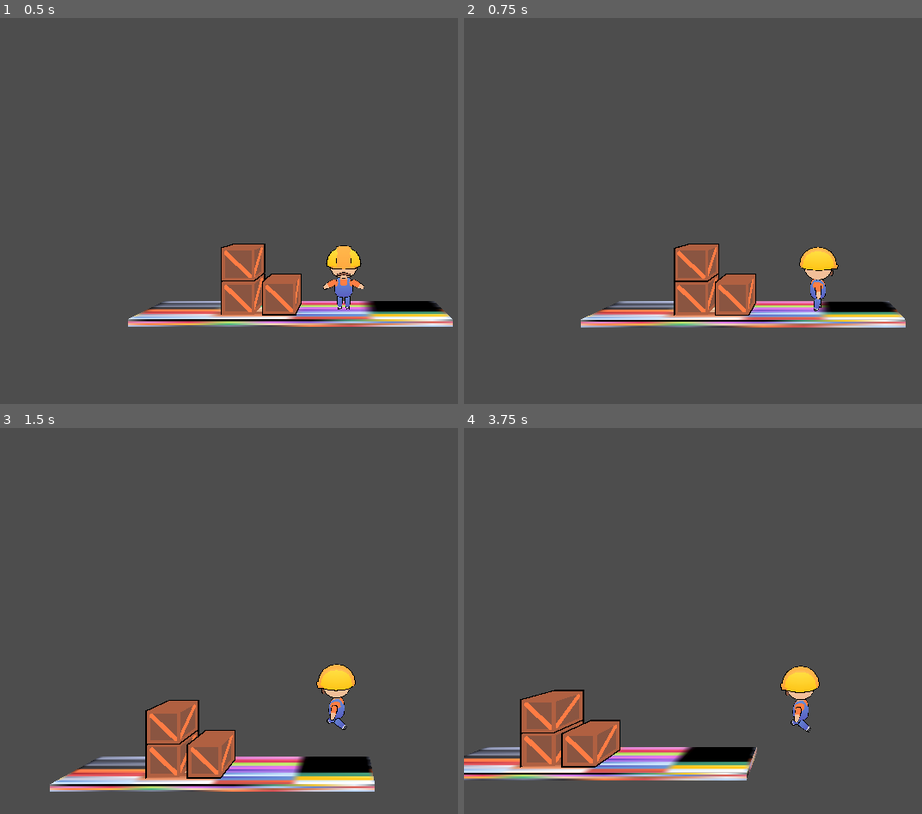
Above: before the commit, frames 1-4 (two rows, left to right).
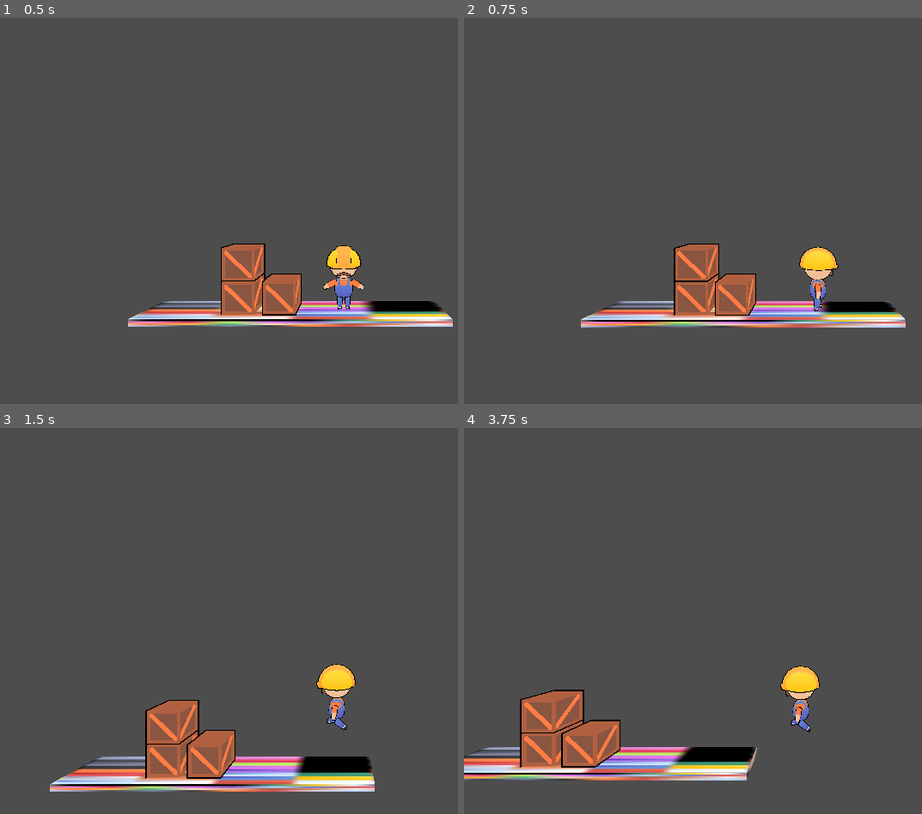
Above: after the commit, the same moments.

Repository: Pr4shantHere/Time-Loop-Source
Game: Godot game, scene res://scripts/main.tscn
Two runs of this game, one before a commit and one after it. Both use one fixed random seed, a clock stepped at 60 frames per second and the inputs below. The project has no main scene, so this scene is started directly.
Inputs:
- Up to frame 1 (0.5 s): no input
- Up to frame 2 (0.75 s): hold Right (Right) from 0.53 s (still down)
- Up to frame 3 (1.5 s): tap Space (Jump) at 0.77 s; release Right (Right) at 1.28 s; hold Left (Left) from 1.28 s (still down)
- Up to frame 4 (3.75 s): tap Space (Jump) at 1.52, 3.02 s; release Left (Left) at 2.03 s; hold Right (Right) 2.03-3.53 s; hold Left (Left) from 3.53 s (still down)

Frame 1 is identical in both runs. In frame 2, less than 0.1% of the frame differs, in the area x 73-82%, y 60-76%; in frame 3, less than 0.1%; in frame 4, less than 0.1%, in the area x 69-78%, y 61-79%.
Error in both runs: Invalid access to property or key 'reset' on a base object of type 'Node3D'. (res://scripts/resetobject.gd:10)

Commit message:
Added Sweat when block is being pushed

Diff:
--- a/project.godot
+++ b/project.godot
@@ -45,6 +45,17 @@
 , Object(InputEventKey,"resource_local_to_scene":false,"resource_name":"","device":-1,"window_id":0,"alt_pressed":false …(186 unchanged characters)…
 ]
 }
+Interact={
+"deadzone": 0.2,
+"events": [Object(InputEventKey,"resource_local_to_scene":false,"resource_name":"","device":-1,"window_id":0,"alt_pressed":false,"shift_pressed":false,"ctrl_pressed":false,"meta_pressed":false,"pressed":false,"keycode":0,"physical_keycode":4194309,"key_label":0,"unicode":0,"location":0,"echo":false,"script":null)
+, Object(InputEventKey,"resource_local_to_scene":false,"resource_name":"","device":-1,"window_id":0,"alt_pressed":false,"shift_pressed":false,"ctrl_pressed":false,"meta_pressed":false,"pressed":false,"keycode":0,"physical_keycode":69,"key_label":0,"unicode":101,"location":0,"echo":false,"script":null)
+]
+}
+Reset={
+"deadzone": 0.2,
+"events": [Object(InputEventKey,"resource_local_to_scene":false,"resource_name":"","device":-1,"window_id":0,"alt_pressed":false,"shift_pressed":false,"ctrl_pressed":false,"meta_pressed":false,"pressed":false,"keycode":0,"physical_keycode":82,"key_label":0,"unicode":114,"location":0,"echo":false,"script":null)
+]
+}
 
 [physics]
 
--- a/scenes/gic_player.tscn
+++ b/scenes/gic_player.tscn
@@ -1,17 +1,17 @@
-[gd_scene load_steps=3 format=3 uid="uid://beos131p327ne"]
+[gd_scene load_steps=4 format=3 uid="uid://beos131p327ne"]
 
 [ext_resource type="PackedScene" uid="uid://krf08fgiys7u" path="res://assets/Character/GIC Player.glb" id="1_rf76t"]
 [ext_resource type="PackedScene" uid="uid://dvppkjw2rclrm" path="res://assets/Character/GIC PUSH ARMS.glb" id="2_kwdry"]
+[ext_resource type="PackedScene" uid="uid://c0fm0snegjdsu" path="res://assets/Character/GIC Player Sweat.glb" id="3_lrxli"]
 
 [node name="GIC Player" instance=ExtResource("1_rf76t")]
 
 [node name="Skeleton3D" parent="RIG" index="0"]
-bones/0/position = Vector3(0, -0.104926, 0)
 bones/1/position = Vector3(0.739742, 1.173, 1.29864e-07)
-bones/1/rotation = Quaternion(0.849945, 0.417031, -0.289071, 0.141835)
+bones/1/rotation = Quaternion(0.860868, 0.393989, -0.292786, 0.133998)
 bones/2/position = Vector3(-0.739742, 1.173, 1.29864e-07)
-bones/2/rotation = Quaternion(0.849945, -0.417031, 0.289071, 0.141835)
-bones/3/position = Vector3(0, 1.58828, 0)
+bones/2/rotation = Quaternion(0.860868, -0.393989, 0.292786, 0.133998)
+bones/3/position = Vector3(0, 1.55519, 0)
 bones/4/position = Vector3(0.338202, -0.304268, -1.75898e-08)
 bones/4/rotation = Quaternion(0.94645, 0.0235005, -0.321893, 0.0079925)
 bones/5/position = Vector3(-0.338202, -0.304268, -1.75898e-08)
@@ -24,3 +24,6 @@
 [node name="GIC PUSH ARMS" parent="." index="2" instance=ExtResource("2_kwdry")]
 transform = Transform3D(1, 0, 0, 0, 1, 0, 0, 0, 1, 0, 0, -0.1338)
 visible = false
+
+[node name="GIC Player Sweat" parent="GIC PUSH ARMS" index="4" instance=ExtResource("3_lrxli")]
+transform = Transform3D(1, 0, 0, 0, 1, 0, 0, 0, 1, 0, 0.144208, 0.349144)
--- a/scripts/character.gd
+++ b/scripts/character.gd
@@ -22,7 +22,7 @@
 
 	if inputaxis > 0:
 		dir = 1
-		rotation.y = deg_to_rad(90)
+		rotation.y = lerp(rotation.y, deg_to_rad(90), 0.3)
 		if isGrounded:
 			get_child(3).get_child(1).play("RUN") #gets the GIC Player then gets its Animation player
 		else:
@@ -30,7 +30,8 @@
 
 	elif inputaxis < 0:
 		dir = -1
-		rotation.y = deg_to_rad(-90)
+		rotation.y = lerp(rotation.y, deg_to_rad(-90), 0.3)
+
 		if isGrounded:
 			get_child(3).get_child(1).play("RUN")
 		else:
@@ -38,7 +39,8 @@
 
 	else:
 		dir = 0
-		rotation.y = 0
+		rotation.y = lerp(rotation.y, deg_to_rad(0), 0.3)
+
 		if isGrounded:
 			get_child(3).get_child(1).play("IDLE")
 		else:
@@ -103,6 +105,9 @@
 	# Show the PUSH arms
 	get_child(3).get_child(2).visible = true
 
+	# Make the animation faster to show that work is done
+	get_child(3).get_child(1).speed_scale = 7
+
 
 func dontpush():
 	# Show the animated arms
@@ -116,6 +121,8 @@
 	# Hide the PUSH arms
 	get_child(3).get_child(2).visible = false
 
+	get_child(3).get_child(1).speed_scale = 4.5
+
 
 func _on_coyote_timer_timeout() -> void:
 	canCoyoteJump = false
Binary file added: assets/Character/GIC Player Sweat.glb
Not shown, added: assets/Character/GIC Player Sweat.glb.import
Binary file added: assets/Character/GIC Player Sweat_BEST COLOR PALETTE (Blurred).png
Not shown, added: assets/Character/GIC Player Sweat_BEST COLOR PALETTE (Blurred).png.import
